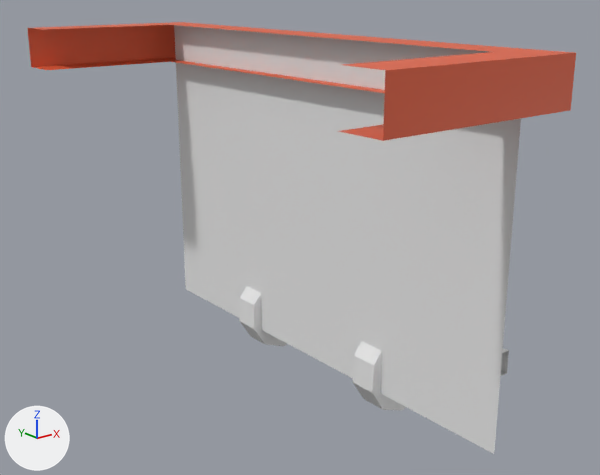
Two versions of the FBX model GoldenRevenge/Assets/ArtistTesting/Models/FBX/Blocking/SM_Cabaña_1/SM_Cabaña_1_ParedPuerta.fbx, one commit apart.
One viewpoint serves both versions: a 50 mm camera at (-6.18, -4.56, 4.62) aimed at (-0.31, 2.77, 1.69). The axes (+X, +Y, +Z) are drawn at lower left. The lights are the same throughout. Where no turn or scale is listed for an object, it has been applied to the vertices.

Names of what the first picture shows: 'SM_Cabaña_1_BloqueH', 'Wall_6x4', 'Zocalo_6x0.5', 'troncos'.
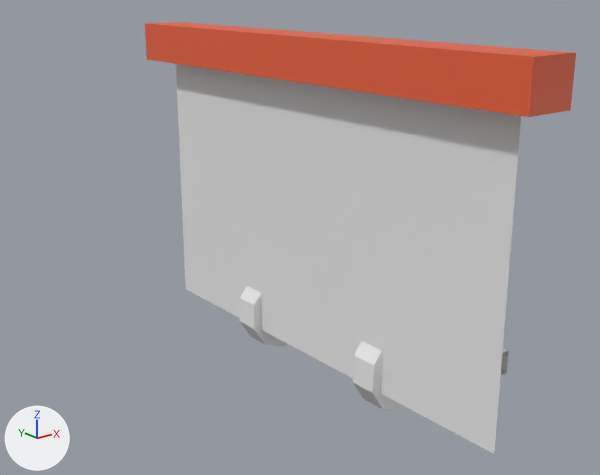
Where the newer file only moved an object's origin or applied its transform, the numbers keep the older frame.

Pixel boxes (x1, y1, x2, y2) of what changed, in the pictures (600 x 475 px):
'SM_Cabaña_1_BloqueH', reshaped (21% narrower, 20% shorter): before (28, 22, 576, 141); after (145, 22, 576, 117)

What changed in the scene script:
```text
Change me_cube_007:
    used by ob_sm_cabaña_1_bloqueh; location = (0.0, 0.0, 0.0)
    remove me_cube_007.from_pydata(...)  # 20 vertices, 11 faces; spans x -2.0..0.3, y -0.3..6.3, z 3.5..4.0
    add me_cube_007.from_pydata(...)  # 8 vertices, 6 faces; spans x -0.3..0.3, y -0.3..6.3, z 3.5..4.0
    me_cube_007 part 1
    16 vertices are removed from x -2.0..-0.2, y -0.3..6.3, z 3.5..4.0
    10 faces are deleted
    4 vertices are added at (-0.3, -0.3, 4.0), (-0.3, -0.3, 3.5), (-0.3, 6.3, 4.0), (-0.3, 6.3, 3.5)
    5 new faces join them
```
